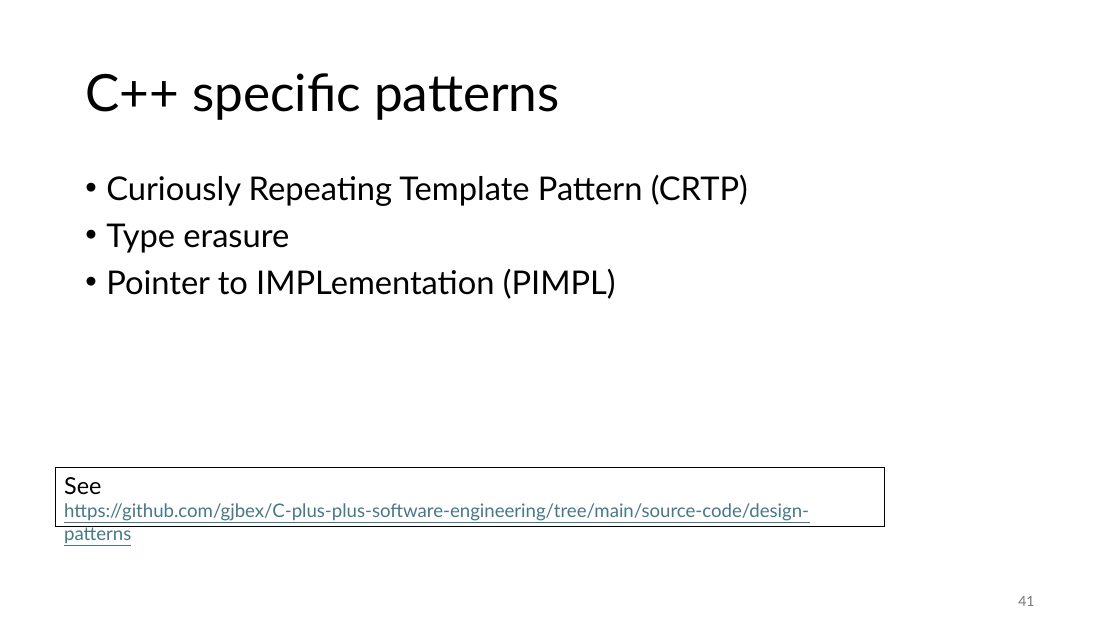
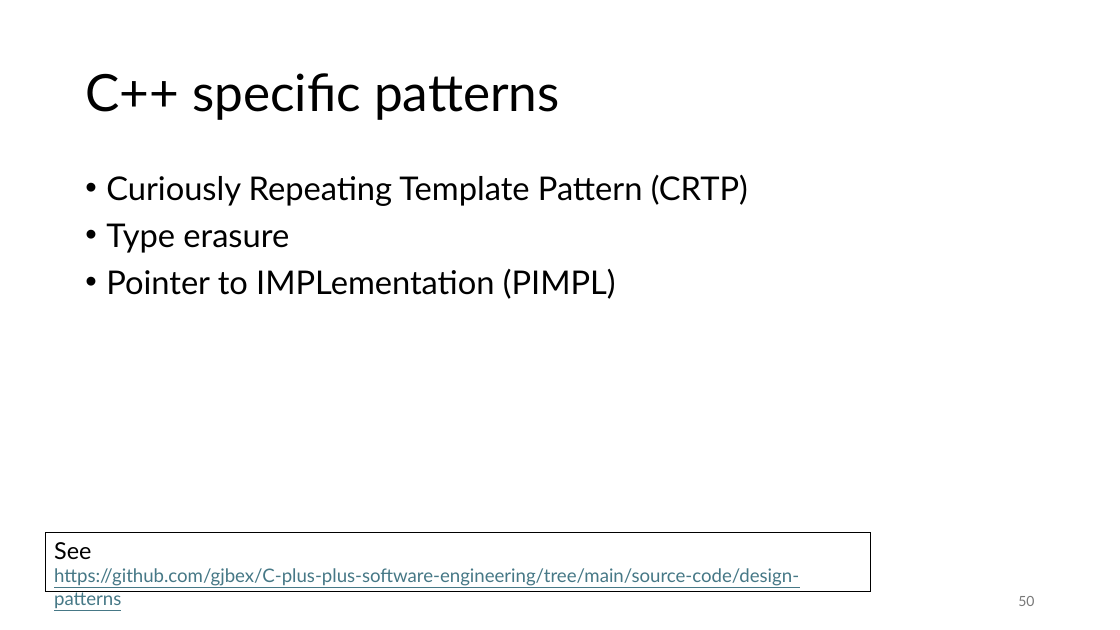
Before and after one commit to gjbex/C-plus-plus-software-engineering, a slide deck: slide 50 of cpp_software_engineering.pptx (slide 41 before the commit). Drawn at 1120x630 pixels with LibreOffice and Linux fonts; fonts in the diff are those of the drawing. Boxes give left, top, right and bottom in pixels: in the first picture for what was removed or moved away, otherwise in the second. Text is boxed around its words. In the diff, an @@ line names an element or a change of style, - is before the commit and + after.

```diff
--- a/cpp_software_engineering.pptx
+++ b/cpp_software_engineering.pptx
@@ rectangle "See": place and size @@
-rectangle "See" at (56, 467, 886, 527)
+rectangle "See" at (46, 532, 871, 592)
@@ page number at (1018, 596, 1034, 606): text changed @@
-41
+50
```
Also in this commit, not shown: 3 other slides changed, 9 slides added.
